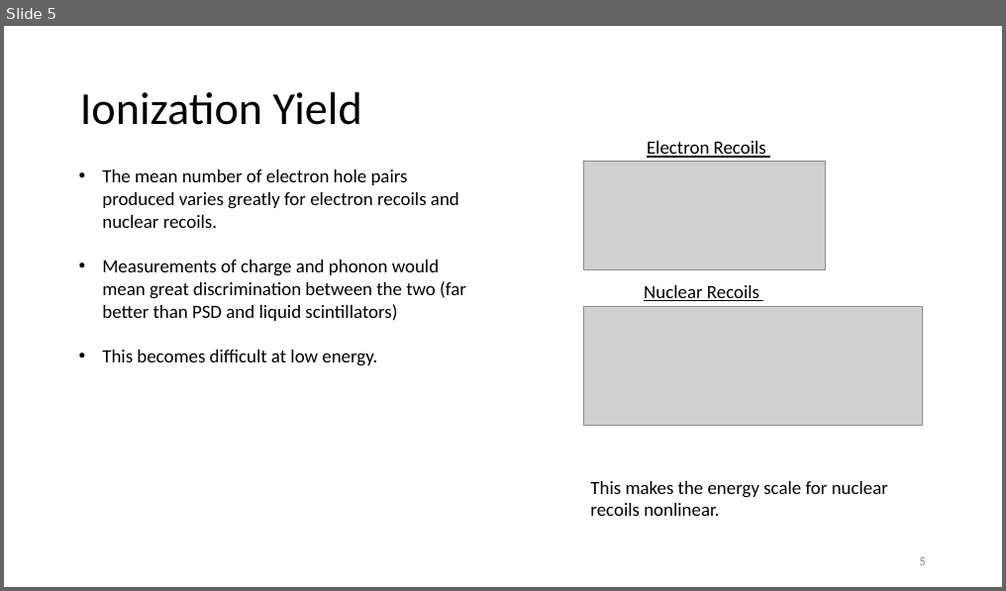
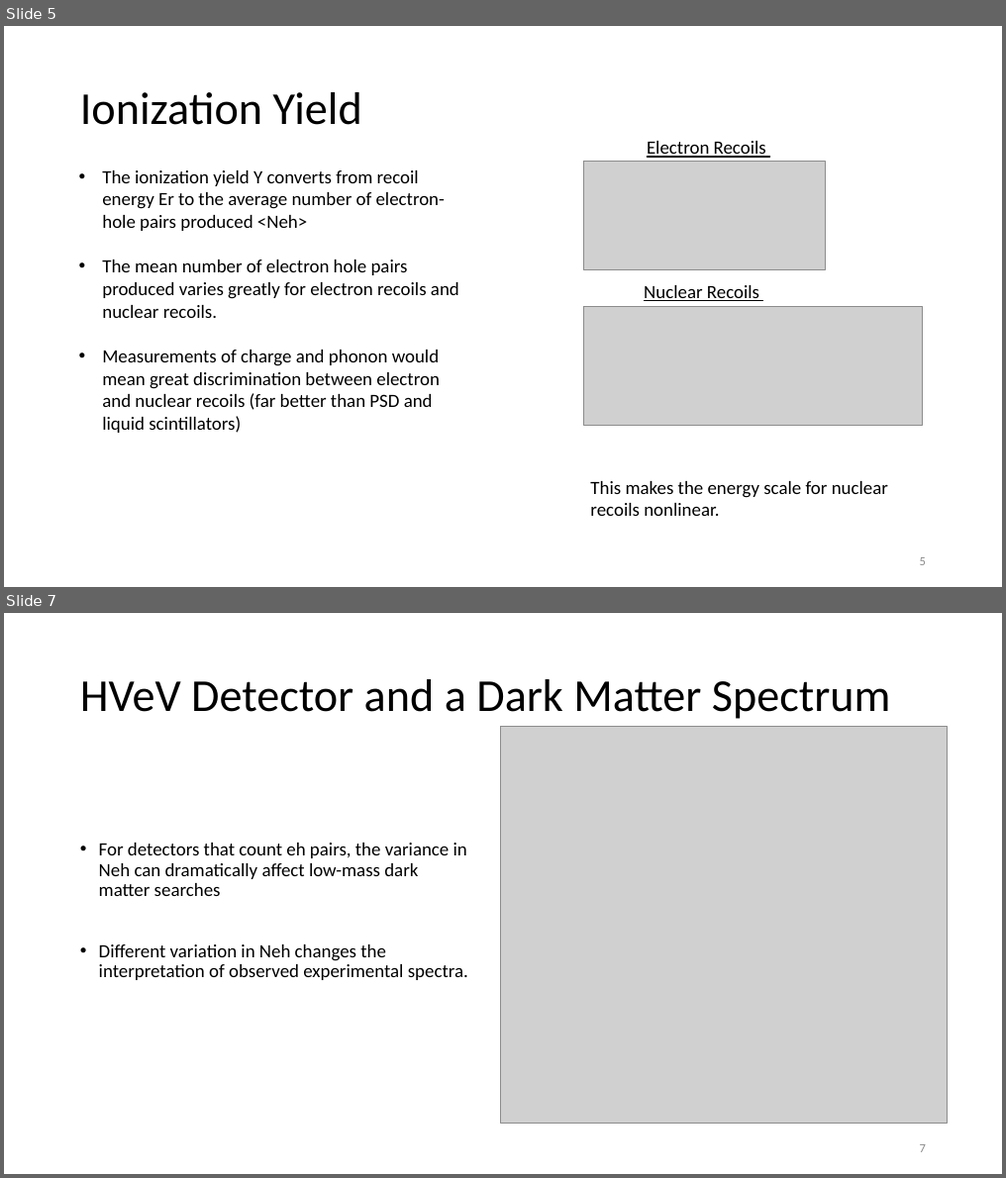
Before and after one commit to villaa/nrFano_Constraint, a slide deck: Mitch_Hawaii_talk. .pptx. Shown one above the other, each under a label of ours: slide 5 before the commit, slides 5 and 7 after it; the slides between them are not shown. The pictures are 1006x591 and 1006x1178 pixels, drawn with LibreOffice and Linux fonts; fonts in the diff are those of the drawing; grey boxes stand for pictures. Boxes give left, top, right and bottom in pixels: in the first picture for what was removed or moved away, otherwise in the second. Text is boxed around its words. In the diff, an @@ line names an element or a change of style, - is before the commit and + after.

```diff
--- a/Mitch_Hawaii_talk. .pptx
+++ b/Mitch_Hawaii_talk. .pptx
@@ slide 7 added at bbox=[4, 613, 1002, 1174], background #FFFFFF @@
@@ title added at bbox=[80, 679, 891, 719], 44 pt, text #000000 @@
+HVeV Detector and a Dark Matter Spectrum
@@ picture added at bbox=[500, 726, 947, 1124] @@
@@ text added at bbox=[99, 843, 468, 980], 18 pt, text #000000 @@
+• For detectors that count eh pairs, the variance in Neh can dramatically affect low-mass dark matter searches
+• Different variation in Neh changes the interpretation of observed experimental spectra.
@@ page number added at bbox=[920, 1145, 926, 1153], 12 pt, text #8C8C8C @@
+7
@@ slide 5 changed as well @@
@@ text at bbox=[102, 171, 445, 231]: paragraph added @@
+• The ionization yield Y converts from recoil energy Er to the average number of electron-hole pairs produced <Neh>
@@ text at bbox=[102, 350, 440, 433]: text changed @@
-• Measurements of charge and phonon would mean great discrimination between the two (far better than PSD and liquid scintillators)
-• This becomes difficult at low energy.
+• Measurements of charge and phonon would mean great discrimination between electron and nuclear recoils (far better than PSD and liquid scintillators)
```
Also in this commit, not shown: 8 other slides changed, 2 other slides added, 4 slides removed, 22 other files.
